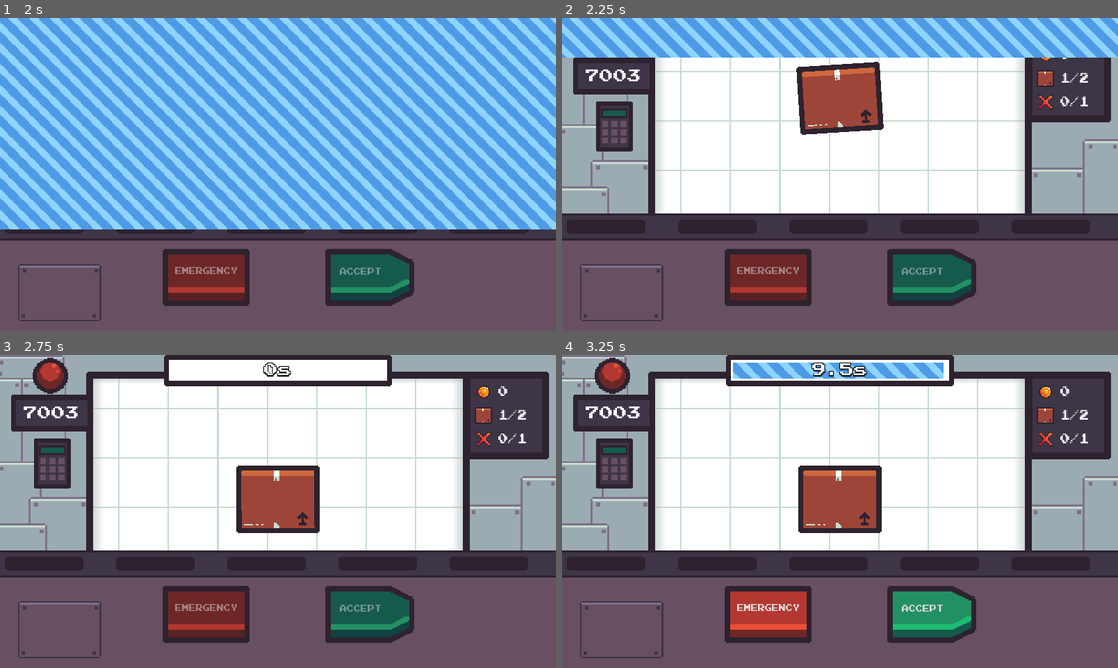
Above: before the commit, frames 1-4 (two rows, left to right).
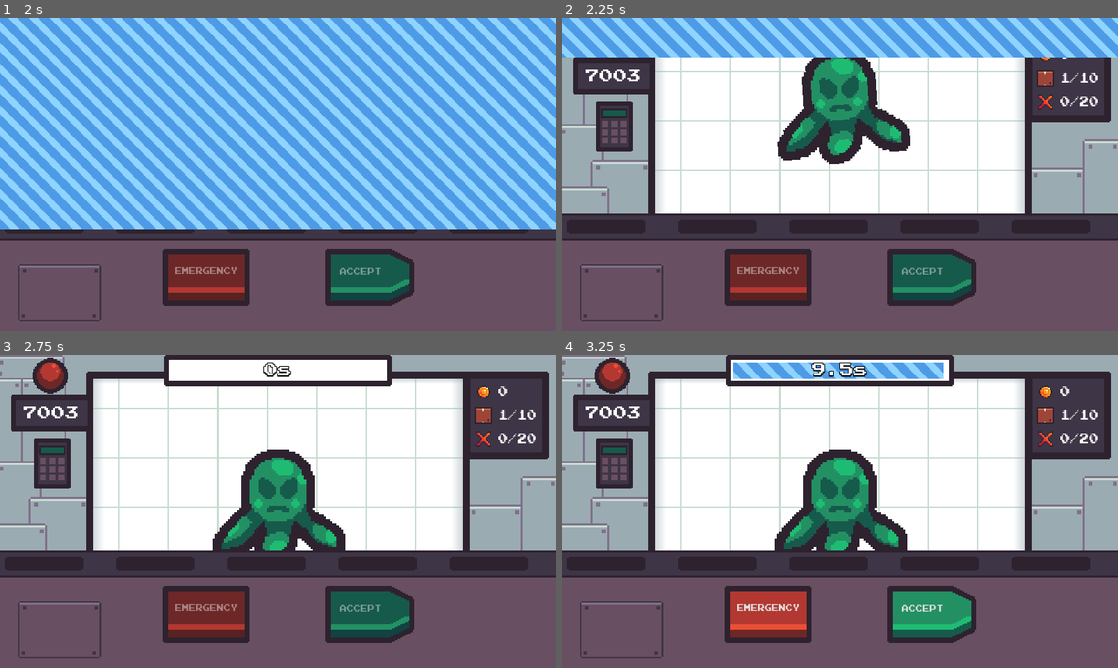
Above: after the commit, the same moments.

Repository: FixelDev/inside-out-inc
Game: Godot game, scene res://scenes/menu/menu.tscn
The game is run twice, just before and just after one commit, with the same random seed, the same clock (stepped at 60 frames per second) and the same inputs.
Inputs (mouse positions are in pixels of both pictures, inside the frame that each line leads up to):
- Up to frame 1 (2 s): click "New Game" at 0.5 s; click "New Game" at 1.25 s
- Up to frame 2 (2.25 s): move the mouse to (962, 158) at 2.02 s
- Up to frame 3 (2.75 s): no input
- Up to frame 4 (3.25 s): move the mouse to (728, 527) at 2.77 s

Frame 1 is identical in both runs. In frame 2, 5.3% of the frame differs, in the area x 38-97%, y 12-47%; in frame 3, 5.1%; in frame 4, 5.1%.

Commit message:
Added new graphics for aliens, alien parts and packages

Diff:
--- a/day/day0.tres
+++ b/day/day0.tres
@@ -5,17 +5,17 @@
 [resource]
 script = ExtResource("1_7ig46")
 number = 2
-packages_amount = 2
-strikes_amount = 1
+packages_amount = 10
+strikes_amount = 20
 normal_time_left = 10.0
 emergency_time_left = 7.0
 package_type_odds = {
-"evil_package": 0.0,
-"normal_package": 1.0
+"evil_package": 1.0,
+"normal_package": 0.0
 }
 evil_package_odds = {
-"alien_in_package": 1.0,
-"alien_package": 0.0,
+"alien_in_package": 0.6,
+"alien_package": 0.4,
 "alien_parts_in_package": 0.0,
 "alien_parts_in_package_timer": 0.0
 }
--- /dev/null
+++ b/entities/aliens/alien_2/alien_2.tscn
@@ -0,0 +1,7 @@
+[gd_scene load_steps=3 format=3 uid="uid://bjqamsnxawlke"]
+
+[ext_resource type="PackedScene" uid="uid://cd05ohtnknfib" path="res://entities/aliens/alien.tscn" id="1_avd1r"]
+[ext_resource type="Texture2D" uid="uid://dk2th1yrsojr5" path="res://entities/aliens/alien_2/alien_2.png" id="2_675gy"]
+
+[node name="Alien2" instance=ExtResource("1_avd1r")]
+texture = ExtResource("2_675gy")
--- /dev/null
+++ b/entities/aliens/alien_3/alien_3.tscn
@@ -0,0 +1,7 @@
+[gd_scene load_steps=3 format=3 uid="uid://dius872t5mc5j"]
+
+[ext_resource type="PackedScene" uid="uid://cd05ohtnknfib" path="res://entities/aliens/alien.tscn" id="1_sbar2"]
+[ext_resource type="Texture2D" uid="uid://d1r3hguxefg0d" path="res://entities/aliens/alien_3/alien_3.png" id="2_wyw4k"]
+
+[node name="Alien3" instance=ExtResource("1_sbar2")]
+texture = ExtResource("2_wyw4k")
--- /dev/null
+++ b/entities/aliens/alien_4/alien_4.tscn
@@ -0,0 +1,7 @@
+[gd_scene load_steps=3 format=3 uid="uid://bpslk40ngagwe"]
+
+[ext_resource type="PackedScene" uid="uid://cd05ohtnknfib" path="res://entities/aliens/alien.tscn" id="1_4pfcy"]
+[ext_resource type="Texture2D" uid="uid://cvnxrcuhqwsx3" path="res://entities/aliens/alien_4/alien_4.png" id="2_f7kki"]
+
+[node name="Alien4" instance=ExtResource("1_4pfcy")]
+texture = ExtResource("2_f7kki")
--- /dev/null
+++ b/entities/aliens/alien_5/alien_5.tscn
@@ -0,0 +1,7 @@
+[gd_scene load_steps=3 format=3 uid="uid://ceh2t6cgulmvg"]
+
+[ext_resource type="PackedScene" uid="uid://cd05ohtnknfib" path="res://entities/aliens/alien.tscn" id="1_yn2b6"]
+[ext_resource type="Texture2D" uid="uid://be7ksqht2xqru" path="res://entities/aliens/alien_5/alien_5.png" id="2_ckri2"]
+
+[node name="Alien5" instance=ExtResource("1_yn2b6")]
+texture = ExtResource("2_ckri2")
--- /dev/null
+++ b/entities/aliens/slime/slime.tscn
@@ -0,0 +1,7 @@
+[gd_scene load_steps=3 format=3 uid="uid://4y4yn0fibuey"]
+
+[ext_resource type="PackedScene" uid="uid://cd05ohtnknfib" path="res://entities/aliens/alien.tscn" id="1_wy60r"]
+[ext_resource type="Texture2D" uid="uid://dflkto8pn88iq" path="res://entities/aliens/slime/slime.png" id="2_ey33q"]
+
+[node name="Slime" instance=ExtResource("1_wy60r")]
+texture = ExtResource("2_ey33q")
--- /dev/null
+++ b/entities/aliens/spider/spider.tscn
@@ -0,0 +1,7 @@
+[gd_scene load_steps=3 format=3 uid="uid://dyy38ae2a3bw4"]
+
+[ext_resource type="PackedScene" uid="uid://cd05ohtnknfib" path="res://entities/aliens/alien.tscn" id="1_odi8x"]
+[ext_resource type="Texture2D" uid="uid://bjkhkpx8stt87" path="res://entities/aliens/spider/spider.png" id="2_if5fp"]
+
+[node name="Spider" instance=ExtResource("1_odi8x")]
+texture = ExtResource("2_if5fp")
--- a/scenes/menu/menu.tscn
+++ b/scenes/menu/menu.tscn
@@ -12,6 +12,33 @@
 [ext_resource type="Texture2D" uid="uid://epritqypi0ji" path="res://entities/packages/box/graphics/box_xray2.png" id="8_62py7"]
 [ext_resource type="PackedScene" uid="uid://14o66vwcpfwb" path="res://entities/xray/xray.tscn" id="9_mctfu"]
 [ext_resource type="Script" path="res://entities/xray/xray_menu.gd" id="10_fhdpj"]
+
+[sub_resource type="Animation" id="Animation_nu8nk"]
+length = 0.001
+tracks/0/type = "value"
+tracks/0/imported = false
+tracks/0/enabled = true
+tracks/0/path = NodePath(".:size")
+tracks/0/interp = 1
+tracks/0/loop_wrap = true
+tracks/0/keys = {
+"times": PackedFloat32Array(0),
+"transitions": PackedFloat32Array(1),
+"update": 0,
+"values": [Vector2(106, 87)]
+}
+tracks/1/type = "value"
+tracks/1/imported = false
+tracks/1/enabled = true
+tracks/1/path = NodePath(".:position")
+tracks/1/interp = 1
+tracks/1/loop_wrap = true
+tracks/1/keys = {
+"times": PackedFloat32Array(0),
+"transitions": PackedFloat32Array(1),
+"update": 0,
+"values": [Vector2(396, 10)]
+}
 
 [sub_resource type="Animation" id="Animation_snfjy"]
 resource_name = "alien1_menu_idle"
@@ -40,33 +67,6 @@
 "transitions": PackedFloat32Array(1, 1, 1),
 "update": 0,
 "values": [Vector2(396, 10), Vector2(384, 25), Vector2(396, 10)]
-}
-
-[sub_resource type="Animation" id="Animation_nu8nk"]
-length = 0.001
-tracks/0/type = "value"
-tracks/0/imported = false
-tracks/0/enabled = true
-tracks/0/path = NodePath(".:size")
-tracks/0/interp = 1
-tracks/0/loop_wrap = true
-tracks/0/keys = {
-"times": PackedFloat32Array(0),
-"transitions": PackedFloat32Array(1),
-"update": 0,
-"values": [Vector2(106, 87)]
-}
-tracks/1/type = "value"
-tracks/1/imported = false
-tracks/1/enabled = true
-tracks/1/path = NodePath(".:position")
-tracks/1/interp = 1
-tracks/1/loop_wrap = true
-tracks/1/keys = {
-"times": PackedFloat32Array(0),
-"transitions": PackedFloat32Array(1),
-"update": 0,
-"values": [Vector2(396, 10)]
 }
 
 [sub_resource type="AnimationLibrary" id="AnimationLibrary_l1dxh"]
@@ -179,6 +179,7 @@
 theme_override_styles/panel = SubResource("StyleBoxTexture_2bki7")
 
 [node name="TextureRect" type="TextureRect" parent="Control2"]
+layout_mode = 0
 offset_left = 892.532
 offset_top = 72.0
 offset_right = 998.532
@@ -187,6 +188,7 @@
 texture = ExtResource("5_uoi1c")
 
 [node name="TextureRect2" type="TextureRect" parent="Control2"]
+layout_mode = 0
 offset_left = 1107.0
 offset_top = 559.0
 offset_right = 1248.0
@@ -195,6 +197,7 @@
 texture = ExtResource("5_uoi1c")
 
 [node name="TextureRect3" type="TextureRect" parent="Control2"]
+layout_mode = 0
 offset_left = 655.0
 offset_top = 593.0
 offset_right = 813.0
Binary file changed: entities/aliens/alien1/graphics/alien1_xray.aseprite
Binary file changed: entities/aliens/alien1/graphics/alien1_xray.png
Binary file added: entities/aliens/alien_2/alien_2.aseprite
Binary file added: entities/aliens/alien_2/alien_2.png
Not shown, added: entities/aliens/alien_2/alien_2.png.import
Binary file added: entities/aliens/alien_2/alien_2_xray.aseprite
Binary file added: entities/aliens/alien_2/alien_2_xray.png
Not shown, added: entities/aliens/alien_2/alien_2_xray.png.import
Binary file added: entities/aliens/alien_3/alien)3.aseprite
Binary file added: entities/aliens/alien_3/alien_3.aseprite
Binary file added: entities/aliens/alien_3/alien_3.png
Not shown, added: entities/aliens/alien_3/alien_3.png.import
(and 61 more such lines)
